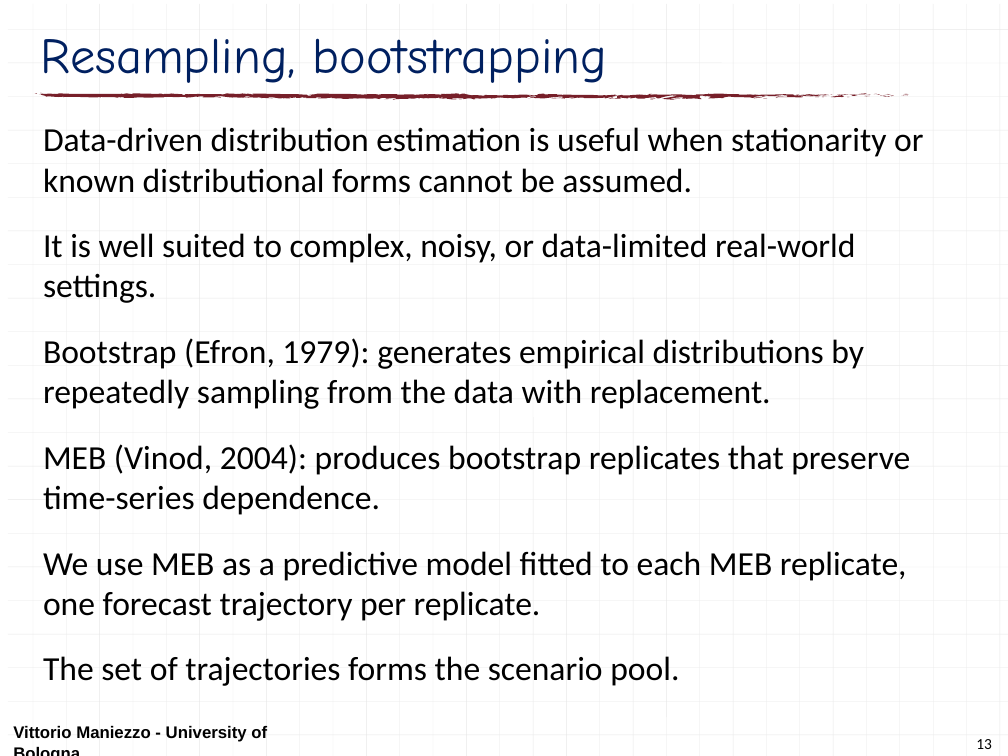
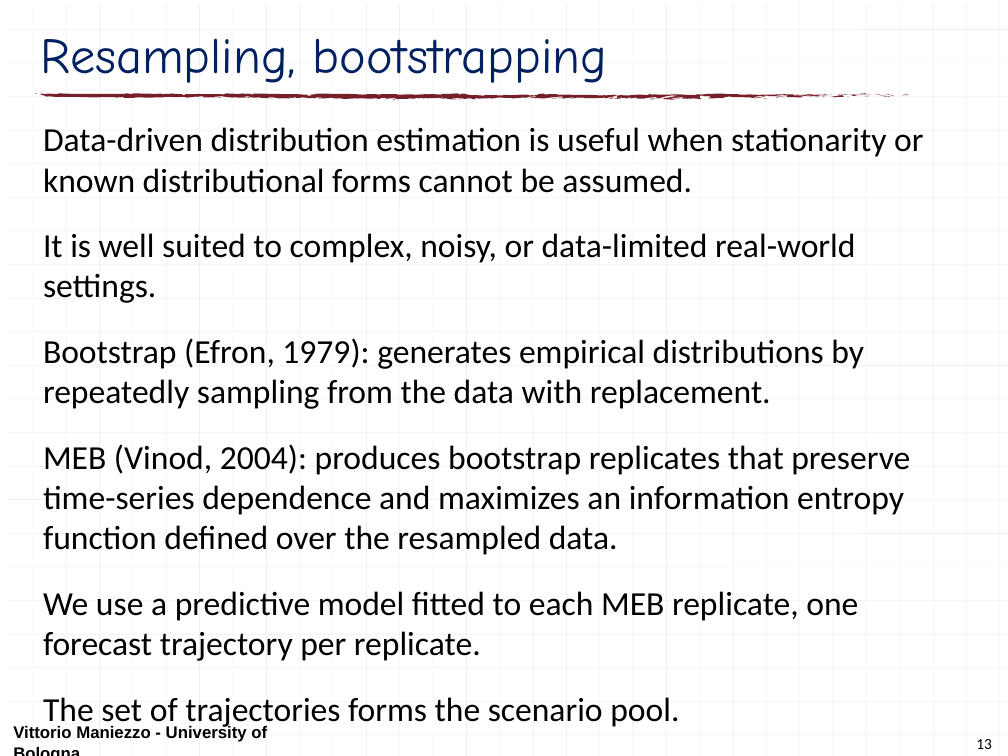
Before and after one commit to maniezzo/GDOforecast, a slide deck: slide 13 of doc/Schedulingseminar/schedulingSeminarXdock.pptx. Drawn at 1008x756 pixels with LibreOffice and Linux fonts; fonts in the diff are those of the drawing. Boxes give left, top, right and bottom in pixels: in the first picture for what was removed or moved away, otherwise in the second. Text is boxed around its words. In the diff, an @@ line names an element or a change of style, - is before the commit and + after.

```diff
--- a/doc/Schedulingseminar/schedulingSeminarXdock.pptx
+++ b/doc/Schedulingseminar/schedulingSeminarXdock.pptx
@@ text at bbox=[43, 444, 910, 661]: text changed @@
-MEB (Vinod, 2004): produces bootstrap replicates that preserve time-series dependence.
-We use MEB as a predictive model fitted to each MEB replicate, one forecast trajectory per replicate.
+MEB (Vinod, 2004): produces bootstrap replicates that preserve time-series dependence and maximizes an information entropy function defined over the resampled data.
+We use a predictive model fitted to each MEB replicate, one forecast trajectory per replicate.
```
Also in this commit, not shown: 6 other slides changed.
